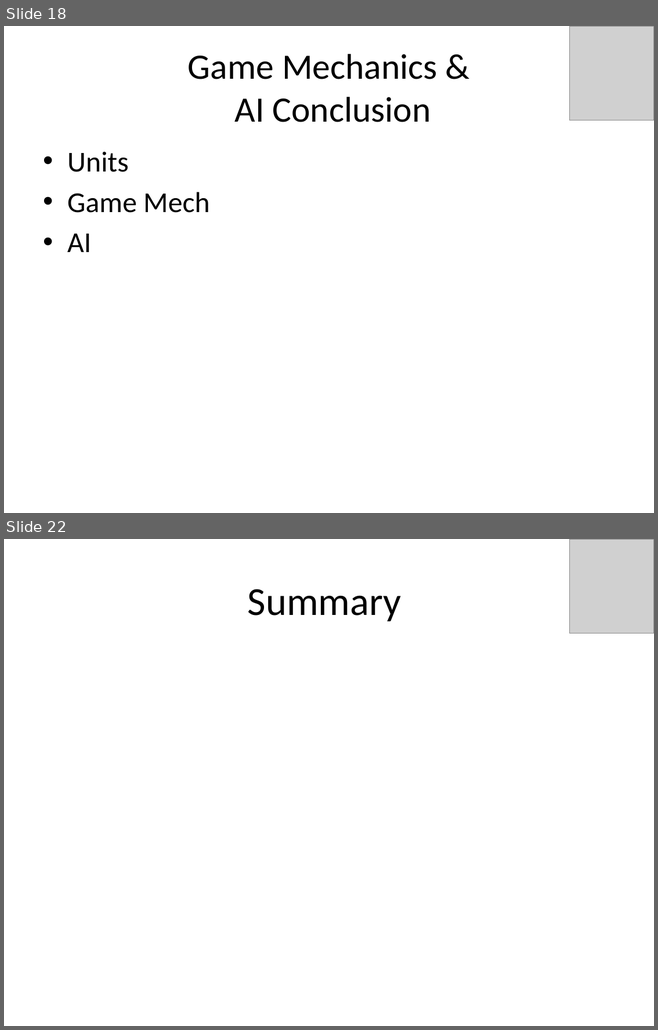
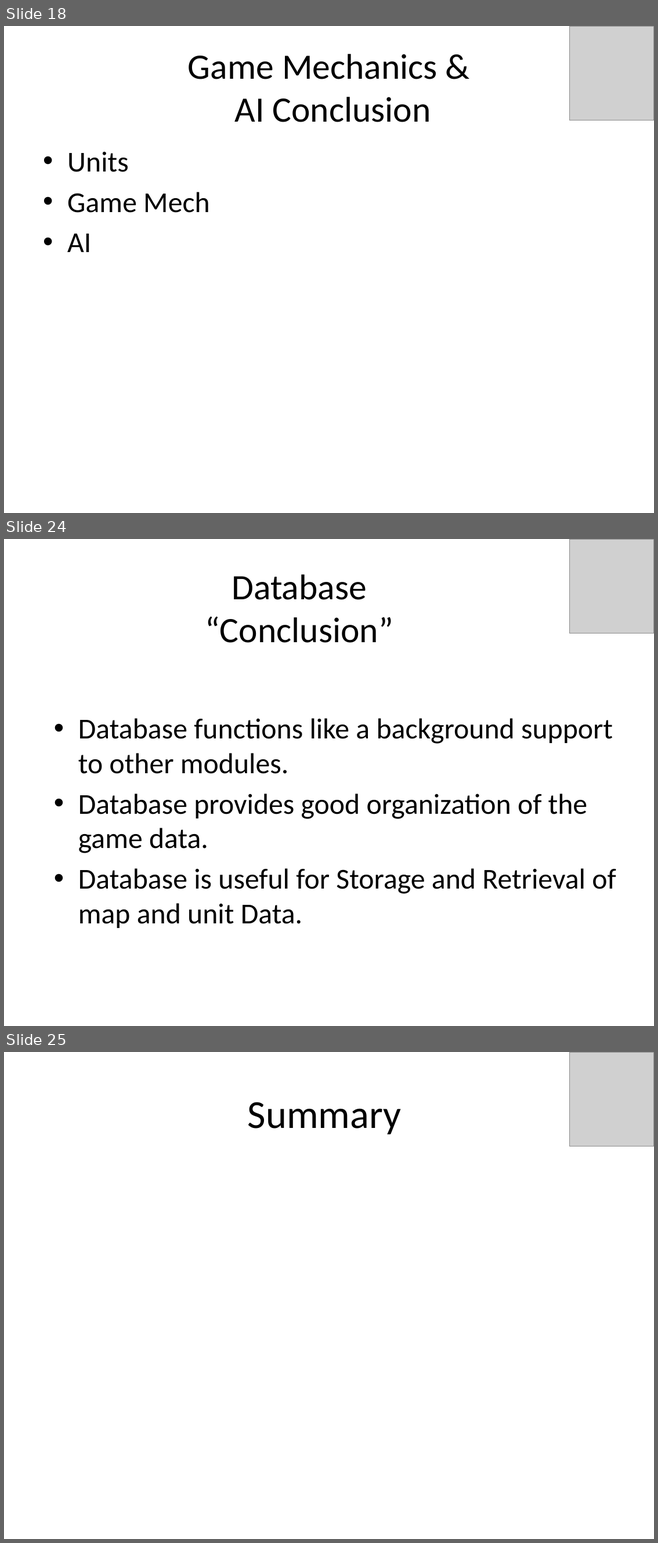
Before and after one commit to idxExtropy/duel-reality, a slide deck: Docs/DUEL REALITY .pptx. Shown one above the other, each under a label of ours: slides 18 and 22 before the commit, slides 18, 24 and 25 after it; the slides between them are not shown. The pictures are 658x1030 and 658x1543 pixels, drawn with LibreOffice and Linux fonts; fonts in the diff are those of the drawing; grey boxes stand for pictures. Boxes give left, top, right and bottom in pixels: in the first picture for what was removed or moved away, otherwise in the second. Text is boxed around its words. In the diff, an @@ line names an element or a change of style, - is before the commit and + after.

Commit message:
with database updating

```diff
--- a/Docs/DUEL REALITY .pptx
+++ b/Docs/DUEL REALITY .pptx
@@ slide 24 added at (4, 539, 654, 1026), background #FFFFFF @@
@@ picture added at (569, 539, 654, 633) @@
@@ title added at (205, 574, 393, 643), 39.6 pt, text #000000 @@
+Database
+“Conclusion”
@@ text added at (78, 718, 615, 928), 32 pt, text #000000 @@
+• Database functions like a background support to other modules.
+• Database provides good organization of the game data.
+• Database is useful for Storage and Retrieval of map and unit Data.
@@ what was slide 22 is now slide 25 @@
```
Also in this commit, not shown: 5 other slides added, 3 slides removed.
